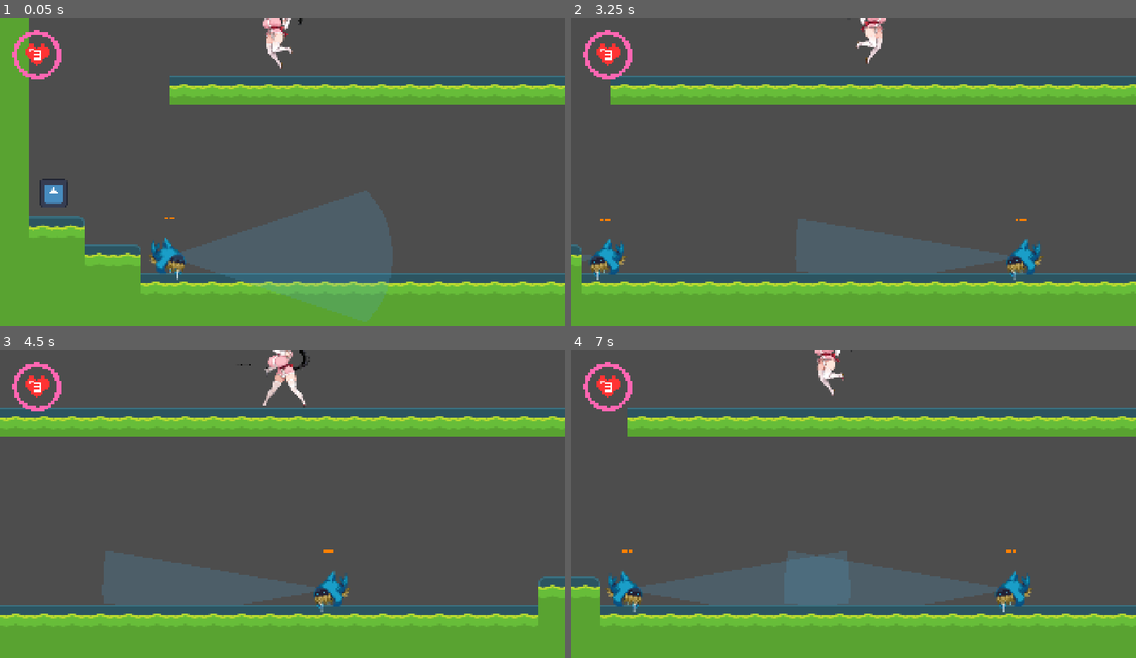
Above: before the commit, frames 1-4 (two rows, left to right).
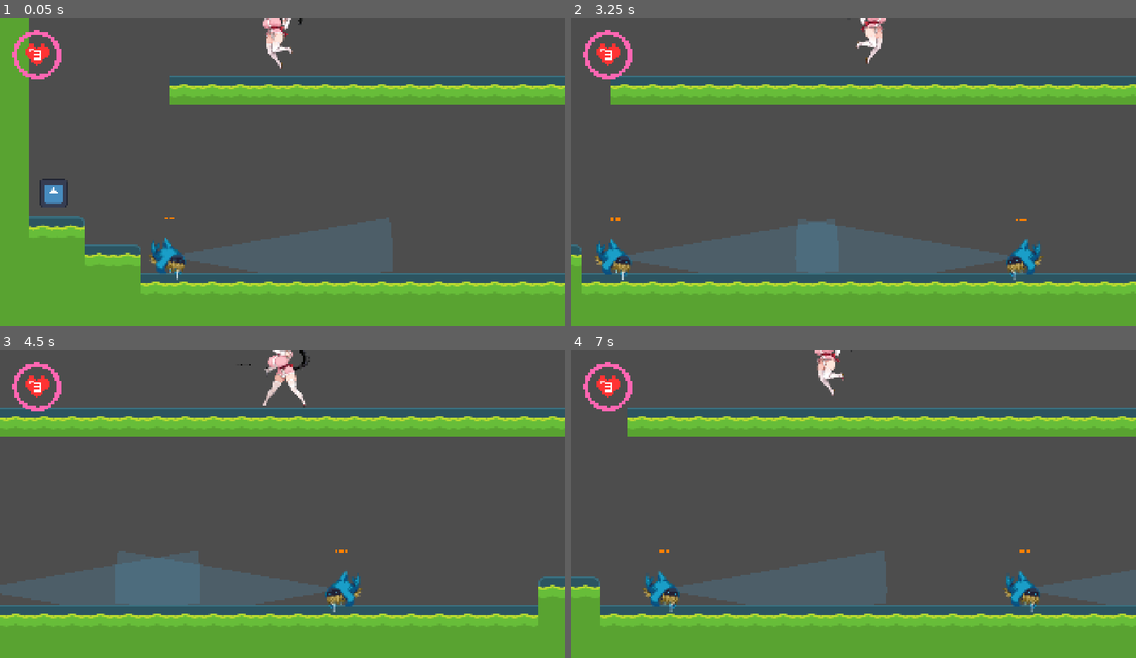
Above: after the commit, the same moments.

Repository: tea-X09A/Suzuran
Game: Godot game, scene res://scenes/levels/level0.tscn
The game is run twice, just before and just after one commit, with the same random seed, the same clock (stepped at 60 frames per second) and the same inputs. The engine's default icon, where the game draws it, is replaced by a stand-in: a white triangle on a blue panel in a dark square.
Inputs:
- Up to frame 1 (0.05 s): no input
- Up to frame 2 (3.25 s): tap Enter at 0.5 s; hold D (right) 0.53-2.03 s; tap F (fight) at 0.6 s; tap Space (jump) at 0.77, 1.52, 3.02 s; tap C (shooting) at 1.35 s; hold A (left) 2.03-2.78 s; hold S (squat) 2.03-2.78 s; hold D (right) from 2.78 s (still down); tap Shift at 2.85 s
- Up to frame 3 (4.5 s): tap F (fight) at 3.6 s; tap Space (jump) at 3.77 s; release D (right) at 4.28 s; hold A (left) from 4.28 s (still down); tap C (shooting) at 4.35 s
- Up to frame 4 (7 s): tap Space (jump) at 4.52, 6.02, 6.77 s; release A (left) at 5.03 s; hold D (right) 5.03-5.78 s; hold S (squat) 5.03-5.78 s; hold A (left) from 5.78 s (still down); tap Shift at 5.85 s; tap F (fight) at 6.6 s

The runs differ from the first frame. In frame 1, 3.9% of the frame differs, in the area x 30-70%, y 56-99%; in frame 2, 3.6%; in frame 3, 2.8%; in frame 4, 5.5%, in the area x 6-100%, y 64-86%.

Commit message:
Refactor enemy system to use configurable enemy_id property
- Remove enemy_01.gd and make enemy.gd directly usable in scenes
- Add @export enemy_id to allow setting enemy ID in editor
- Convert other enemy properties from @export to var
- Move patrol target generation methods to patrol_state.gd

🤖 Generated with [Claude Code](https://claude.com/claude-code)

Co-Authored-By: Claude <noreply@anthropic.com>

Diff:
--- a/scenes/enemies/enemy_01.tscn
+++ b/scenes/enemies/enemy_01.tscn
@@ -1,6 +1,6 @@
 [gd_scene load_steps=28 format=3 uid="uid://cvn3qwq0tl42h"]
 
-[ext_resource type="Script" uid="uid://b5yxqvvo0gfal" path="res://scripts/enemies/enemy_01.gd" id="1_5f8g2"]
+[ext_resource type="Script" uid="uid://g4yn8xxfpyai" path="res://scripts/enemies/enemy.gd" id="1_5f8g2"]
 [ext_resource type="Texture2D" uid="uid://dve0hcsf1db83" path="res://assets/images/enemies/Enemy52.png" id="1_6xk8f"]
 
 [sub_resource type="CircleShape2D" id="CircleShape2D_5dx81"]
@@ -162,6 +162,7 @@
 collision_layer = 2
 collision_mask = 3
 script = ExtResource("1_5f8g2")
+enemy_id = "01"
 
 [node name="Sprite2D" type="Sprite2D" parent="."]
 scale = Vector2(3, 3)
--- a/scripts/enemies/enemy.gd
+++ b/scripts/enemies/enemy.gd
@@ -1,4 +1,4 @@
-class_name BaseEnemy
+class_name Enemy
 extends CharacterBody2D
 
 # ======================== ノード参照キャッシュ ========================
@@ -24,33 +24,33 @@
 
 # ======================== エクスポート設定 ========================
 
+# 敵のID（アニメーション名に使用、エディタで設定）
+@export var enemy_id: String = ""
+
+# ======================== 状態管理変数 ========================
+
 # 移動速度
-@export var move_speed: float = 50.0
+var move_speed: float = 50.0
 # パトロール範囲（初期位置からの距離）
-@export var patrol_range: float = 100.0
+var patrol_range: float = 100.0
 # 待機時間（秒）
-@export var wait_duration: float = 3.0
+var wait_duration: float = 3.0
 # プレイヤーを見失うまでの遅延時間（秒）
-@export var lose_sight_delay: float = 2.0
+var lose_sight_delay: float = 2.0
 # キャプチャのクールダウン時間（秒）
-@export var capture_cooldown: float = 0.5
+var capture_cooldown: float = 0.5
 # 視界のRayCast本数
-@export var vision_ray_count: int = 20
+var vision_ray_count: int = 20
 # 視界の最大距離
-@export var vision_distance: float = 509.0
+var vision_distance: float = 509.0
 # 視界の角度（度数、片側）
-@export var vision_angle: float = 10.0
+var vision_angle: float = 10.0
 # 最大HP
-@export var max_hp: int = 5
+var max_hp: int = 5
 # ノックバックの力
-@export var knockback_force: float = 300.0
+var knockback_force: float = 300.0
 # ノックバックの持続時間（秒）
-@export var knockback_duration: float = 0.3
-
-# ======================== 状態管理変数 ========================
-
-# 敵のID（アニメーション名に使用、継承先で設定）
-var enemy_id: String = ""
+var knockback_duration: float = 0.3
 # キャプチャ時の状態（アニメーション名に使用、初期値をnormalとする）
 var capture_condition: String = "normal"
 # 画面内にいるかどうかのフラグ
@@ -197,7 +197,7 @@
 ## 状態遷移
 func change_state(new_state_name: String) -> void:
 	if not state_instances.has(new_state_name):
-		print("[BaseEnemy] 警告: 存在しないステート: ", new_state_name)
+		print("[Enemy] 警告: 存在しないステート: ", new_state_name)
 		return
 
 	var new_state: BaseEnemyState = state_instances[new_state_name]
@@ -209,29 +209,6 @@
 	current_state.initialize_state()
 	# アニメーションステートを更新
 	current_state.set_animation_state(new_state_name)
-
-# ======================== パトロール処理 ========================
-
-## ランダムなパトロール目標位置を生成
-func _generate_random_patrol_target() -> void:
-	# 左右のランダムな方向を決定(-1: 左, 1: 右)
-	var direction: float = 1.0 if randf() > 0.5 else -1.0
-	# 移動距離をランダムに生成
-	var move_distance: float = randf_range(patrol_range * 0.5, patrol_range)
-	# 現在位置から左右に目標位置を設定
-	var target_x: float = global_position.x + (direction * move_distance)
-	target_position = Vector2(target_x, global_position.y)
-
-## 壁衝突後の逆方向パトロール目標位置を生成
-func _generate_reverse_patrol_target() -> void:
-	# 直前に進もうとした方向の逆方向にランダムな位置を生成
-	var reverse_direction: float = -last_movement_direction
-	# 現在位置から逆方向に移動する距離をランダムに生成（patrol_rangeの50%～100%の距離）
-	var move_distance: float = randf_range(patrol_range * 0.5, patrol_range)
-	# 現在位置から逆方向に目標位置を設定
-	var target_x: float = global_position.x + (reverse_direction * move_distance)
-	target_position = Vector2(target_x, global_position.y)
-
 
 # ======================== 物理更新処理 ========================
 
@@ -323,11 +300,6 @@
 	detection_collision.polygon = new_polygon
 	# 検知中の場合は色を変更（HitboxCollisionと同じ色）
 	vision_shape.color = Color(0.858824, 0.305882, 0.501961, 0.419608) if player != null else Color(0.309804, 0.65098, 0.835294, 0.2)
-
-
-## プレイヤーを追跡（継承先でオーバーライド）
-func _chase_player() -> void:
-	pass
 
 ## hitboxと重なっているプレイヤーを取得
 func _get_overlapping_player() -> Node2D:
--- a/scripts/enemies/enemy_01.gd
+++ /dev/null
@@ -1,23 +0,0 @@
-class_name Enemy01
-extends BaseEnemy
-
-# ======================== 初期化処理 ========================
-
-func _ready() -> void:
-	# 敵IDを設定
-	enemy_id = "01"
-	# 基底クラスの初期化を呼び出す
-	super._ready()
-
-# ======================== 追跡処理 ========================
-
-## プレイヤーを追跡
-func _chase_player() -> void:
-	if not player:
-		return
-
-	# プレイヤーの方向を計算
-	var direction: float = sign(player.global_position.x - global_position.x)
-
-	# 水平方向に移動
-	velocity.x = direction * move_speed
--- a/scripts/enemies/states/patrol_state.gd
+++ b/scripts/enemies/states/patrol_state.gd
@@ -6,10 +6,10 @@
 	# パトロール目標位置を生成
 	# 壁衝突後の場合は逆方向へ移動
 	if enemy.hit_wall:
-		enemy._generate_reverse_patrol_target()
+		_generate_reverse_patrol_target()
 		enemy.distance_since_collision = 0.0
 	else:
-		enemy._generate_random_patrol_target()
+		_generate_random_patrol_target()
 
 ## ステート開始時の処理
 var previous_position: Vector2 = Vector2.ZERO
@@ -59,3 +59,23 @@
 		apply_movement(direction, enemy.move_speed)
 		# 進もうとしている方向を記録
 		enemy.last_movement_direction = direction
+
+## ランダムなパトロール目標位置を生成
+func _generate_random_patrol_target() -> void:
+	# 左右のランダムな方向を決定(-1: 左, 1: 右)
+	var direction: float = 1.0 if randf() > 0.5 else -1.0
+	# 移動距離をランダムに生成
+	var move_distance: float = randf_range(enemy.patrol_range * 0.5, enemy.patrol_range)
+	# 現在位置から左右に目標位置を設定
+	var target_x: float = enemy.global_position.x + (direction * move_distance)
+	enemy.target_position = Vector2(target_x, enemy.global_position.y)
+
+## 壁衝突後の逆方向パトロール目標位置を生成
+func _generate_reverse_patrol_target() -> void:
+	# 直前に進もうとした方向の逆方向にランダムな位置を生成
+	var reverse_direction: float = -enemy.last_movement_direction
+	# 現在位置から逆方向に移動する距離をランダムに生成（patrol_rangeの50%～100%の距離）
+	var move_distance: float = randf_range(enemy.patrol_range * 0.5, enemy.patrol_range)
+	# 現在位置から逆方向に目標位置を設定
+	var target_x: float = enemy.global_position.x + (reverse_direction * move_distance)
+	enemy.target_position = Vector2(target_x, enemy.global_position.y)
